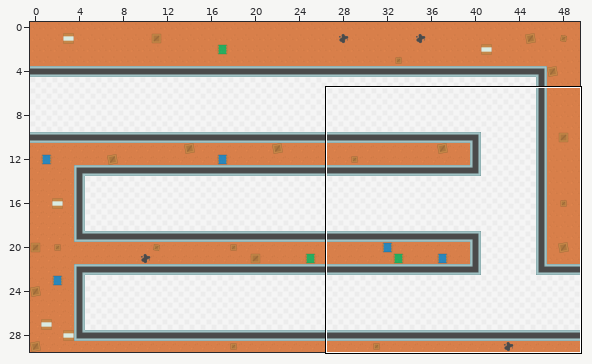
Two states of a Tiled map, maps/level2.tmx. The picture above shows the old version from afar; the outline marks the close-up.
Close-up. As it was:
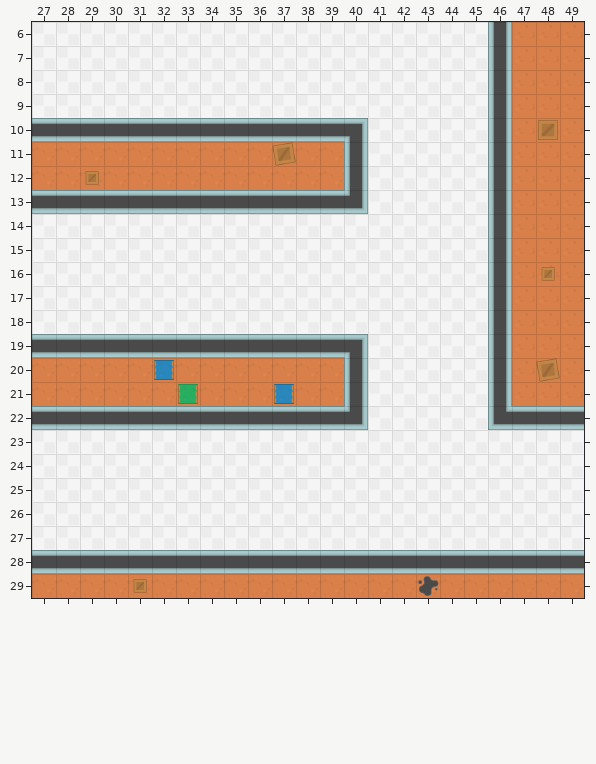
Cells are 64x64 px. Shown: x 27..49, y 6..29. The commit also changed other parts of the map, which this record leaves out.
The same view after the edit:
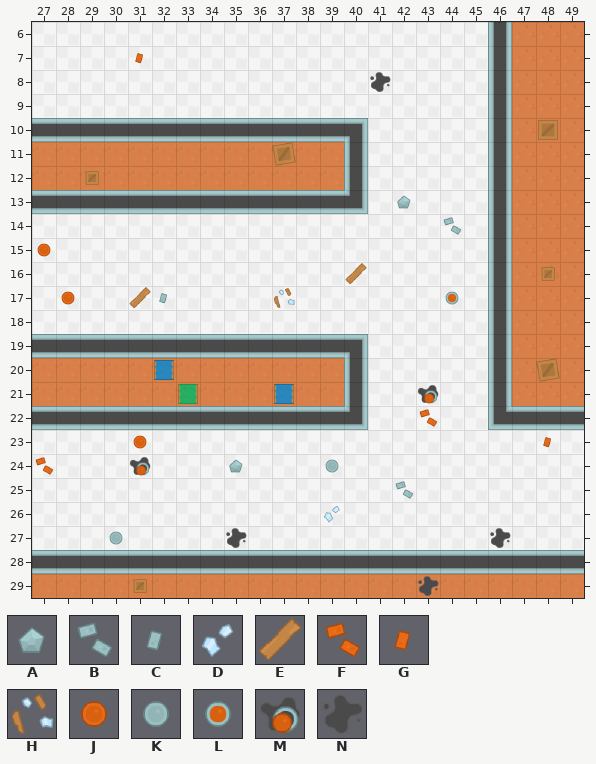
Key: from "spritesheet_tiles": A 238, B 261, C 262, D 263, E 264, F 288, G 289, H 292, J 315, K 316, L 317, M 318, N 319.
_ is an empty cell.
Changes in this commit:
Layer "decorations":
There is now tile A in row 13 at x 42; in row 24 at x 35.
There is now tile B in row 14 at x 44; in row 25 at x 42.
There is now tile C in row 17 at x 32.
There is now tile D in row 26 at x 39.
There is now tile E in row 16 at x 40; in row 17 at x 31.
There is now tile F in row 22 at x 43; in row 24 at x 27.
There is now tile G in row 7 at x 31; in row 23 at x 48.
There is now tile H in row 17 at x 37.
There is now tile J in row 15 at x 27; in row 17 at x 28; in row 23 at x 31.
There is now tile K in row 24 at x 39; in row 27 at x 30.
There is now tile L in row 17 at x 44.
There is now tile M in row 21 at x 43; in row 24 at x 31.
There is now tile N in row 8 at x 41; in row 27 at x 35 and 46.
